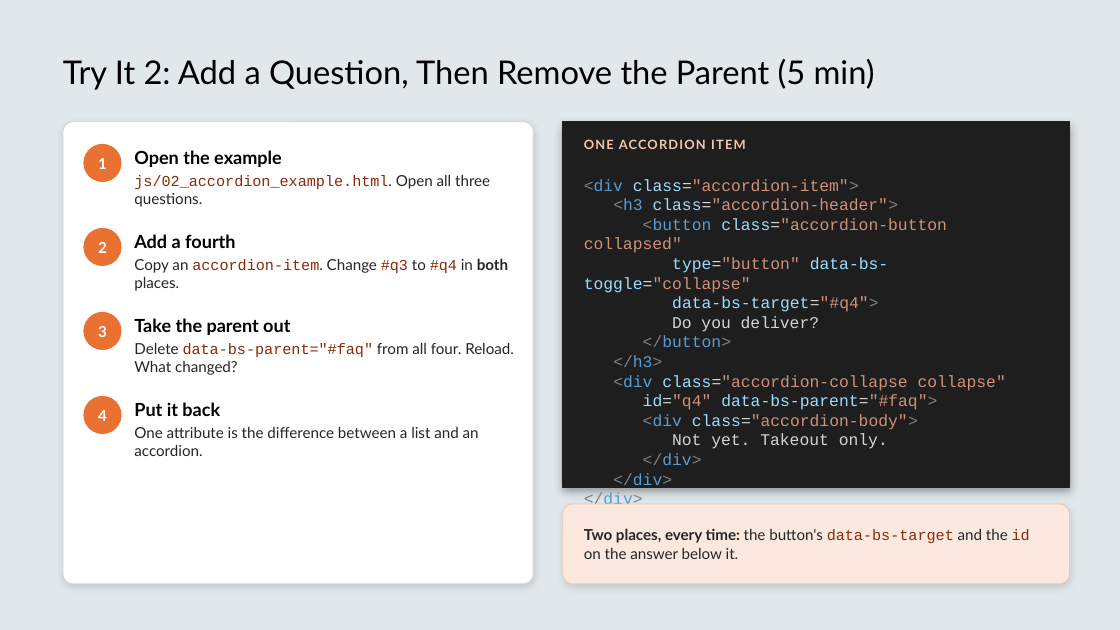
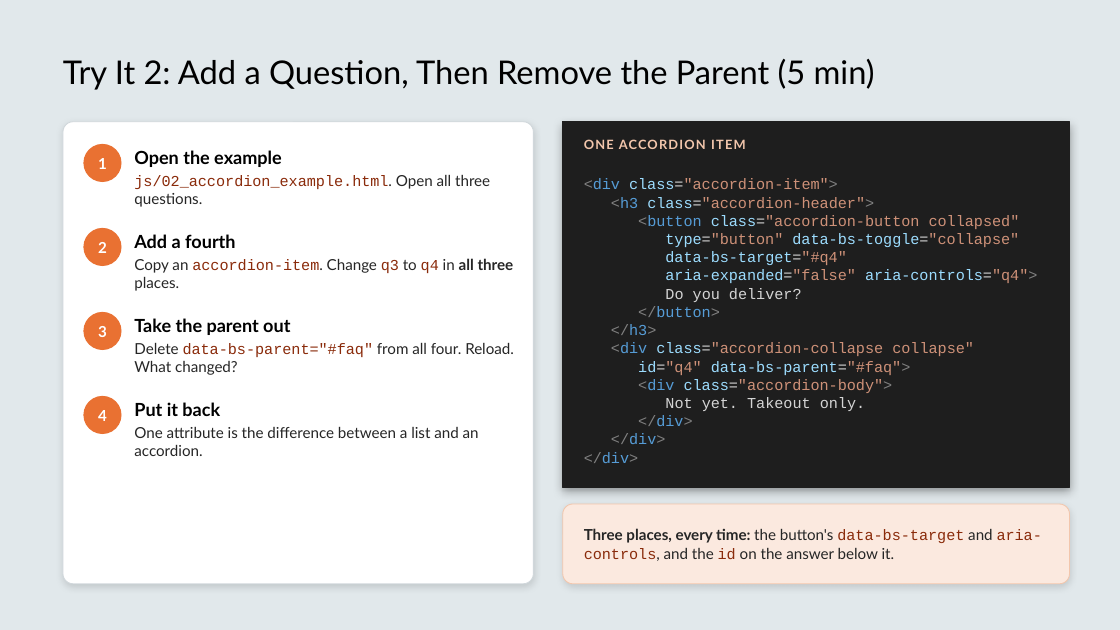
Before and after one commit to x97gfq/WEBD1000_Fall2026, a slide deck: slide 22 of 11_Customizing_Bootstrap_Tailwind/Customizing_Bootstrap_Tailwind.pptx. Drawn at 1120x630 pixels with LibreOffice and Linux fonts; fonts in the diff are those of the drawing. Boxes give left, top, right and bottom in pixels: in the first picture for what was removed or moved away, otherwise in the second. Text is boxed around its words. In the diff, an @@ line names an element or a change of style, - is before the commit and + after.

```diff
--- a/11_Customizing_Bootstrap_Tailwind/Customizing_Bootstrap_Tailwind.pptx
+++ b/11_Customizing_Bootstrap_Tailwind/Customizing_Bootstrap_Tailwind.pptx
@@ text at <box>584,178,1020,463</box>: size 14 to 13 pt in "<div class="accordion-item">", "<h3 class="accordion-header">", "<button class="accordion-button collapsed"", "type="button" data-bs-toggle="collapse"" and 10 more places @@
@@ text at <box>134,258,514,291</box>: text changed @@
-Copy an accordion-item. Change #q3 to #q4 in both places.
+Copy an accordion-item. Change q3 to q4 in all three places.
@@ text at <box>665,251,1037,283</box>: text changed; size 14 to 13 pt @@
-data-bs-target="#q4">
+data-bs-target="#q4"
+aria-expanded="false" aria-controls="q4">
@@ text at <box>584,528,1042,561</box>: text changed @@
-Two places, every time: the button's data-bs-target and the id on the answer below it.
+Three places, every time: the button's data-bs-target and aria-controls, and the id on the answer below it.
```
Also in this commit, not shown: 1 other slide changed, 2 other files.
